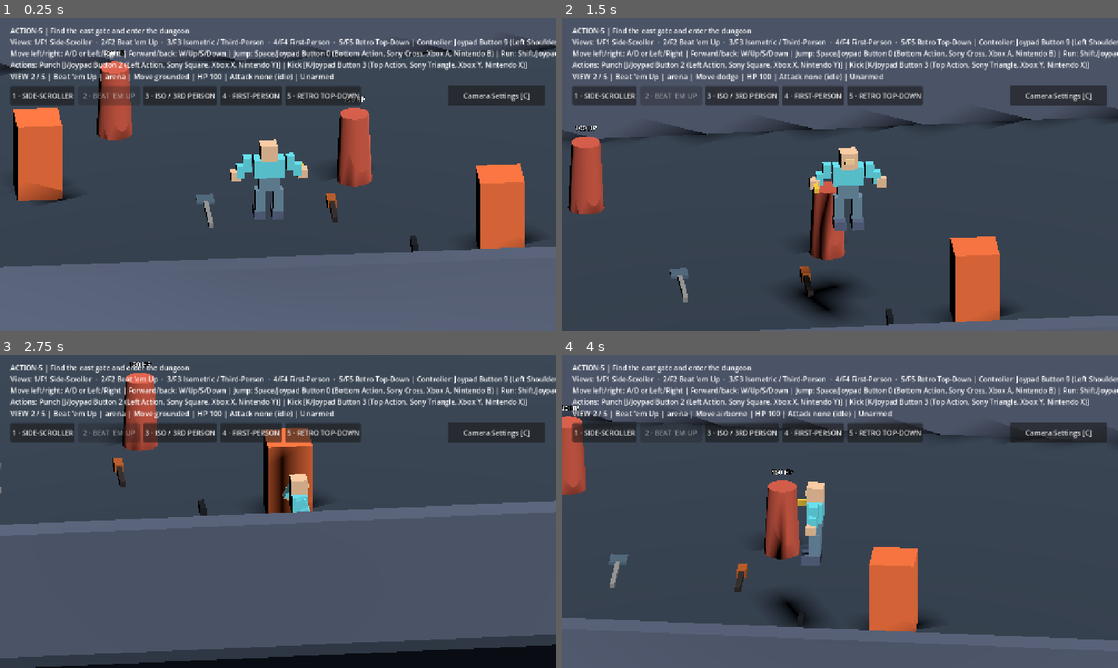
Above: before the commit, frames 1-4 (two rows, left to right).
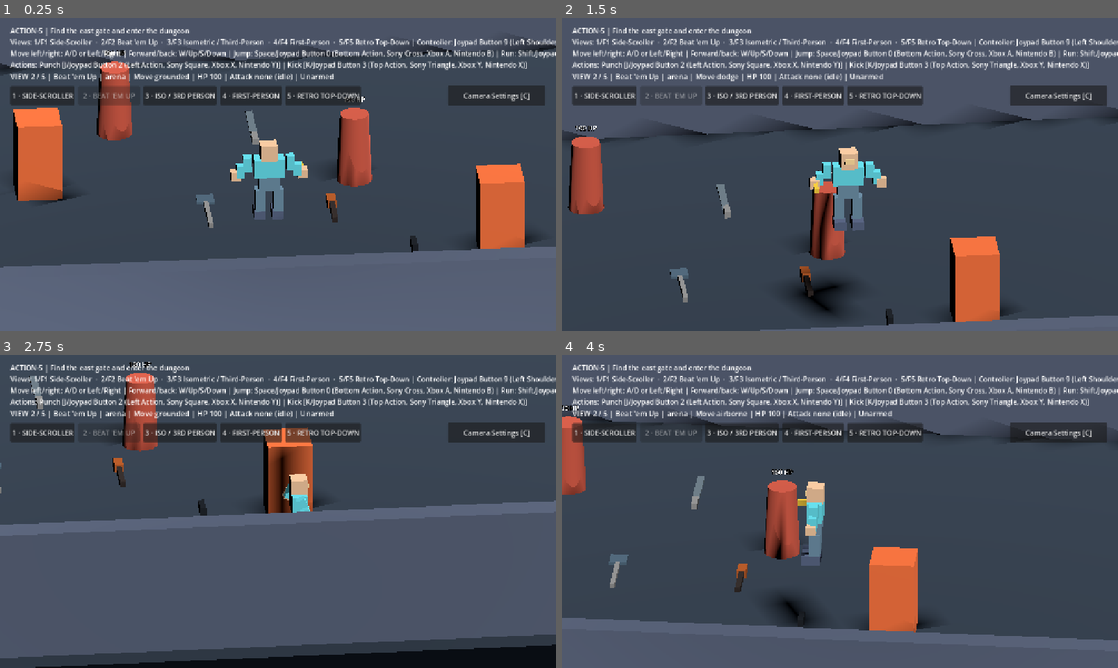
Above: after the commit, the same moments.

Repository: bravado/ACTION-5
Game: Godot game, scene res://demo/main.tscn
Same seed, same stepped clock (60 frames per second), same inputs: the game is played once before the commit and once after it.
Inputs (mouse positions are in pixels of both pictures, inside the frame that each line leads up to):
- Up to frame 1 (0.25 s): no input
- Up to frame 2 (1.5 s): tap Enter at 0.5 s; move the mouse to (962, 158) at 0.52 s; hold Right (actor_turn_right) 0.53-1.28 s; tap Ctrl (actor_crouch) at 0.6 s; click (962, 158) at 0.67 s; tap Space (actor_jump) at 0.77 s; move the mouse to (728, 190) at 1.27 s; hold S (move_down) from 1.28 s (still down); tap Alt (actor_dodge) at 1.35 s
- Up to frame 3 (2.75 s): tap Space (actor_jump) at 1.52 s; move the mouse to (333, 442) at 2.02 s; release S (move_down) at 2.03 s; hold Right (actor_turn_right) from 2.03 s (still down); tap K (actor_kick) at 2.1 s
- Up to frame 4 (4 s): move the mouse to (812, 574) at 2.77 s; release Right (actor_turn_right) at 2.78 s; hold W (move_up) 2.78-3.53 s; tap J (actor_punch) at 2.85 s; click (812, 574) at 2.92 s; tap Space (actor_jump) at 3.02, 3.77 s; move the mouse to (1006, 558) at 3.52 s; hold Left (actor_turn_left) from 3.53 s (still down); hold Shift (actor_run) from 3.53 s (still down)

The runs differ from the first frame. In frame 1, 0.1% of the frame differs, in the area x 44-47%, y 29-41%; in frame 2, 0.1%, in the area x 27-31%, y 53-65%; in frame 3, 0.1%; in frame 4, 0.1%.

Commit message:
feat(d09): expose Sword in starting arena for immediate four-way combat testing

Diff:
--- a/demo/main.tscn
+++ b/demo/main.tscn
@@ -13,6 +13,7 @@
 [ext_resource type="PackedScene" path="res://demo/equipment/shovel.tscn" id="11_shovel"]
 
 [ext_resource type="PackedScene" path="res://demo/equipment/gun.tscn" id="12_gun"]
+[ext_resource type="PackedScene" path="res://demo/equipment/sword.tscn" id="34_sword"]
 [ext_resource type="Script" path="res://addons/action5/equipment/weapon_command_input_adapter.gd" id="13_weapon_command"]
 [ext_resource type="Script" path="res://demo/interactions/world_door.gd" id="14_door"]
 [ext_resource type="PackedScene" path="res://demo/world/encounter_sector.tscn" id="15_encounter"]
@@ -252,6 +253,9 @@
 [node name="GunPickup" parent="." instance=ExtResource("12_gun")]
 position = Vector3(3.0, 0.45, 3.0)
 
+[node name="SwordPickup" parent="." instance=ExtResource("34_sword")]
+position = Vector3(0, 0.45, -3.2)
+
 [node name="NearDummy" parent="." instance=ExtResource("8_target")]
 position = Vector3(2.1, 0.0, -2.0)
 
@@ -379,6 +383,10 @@
 [node name="GunPickupWorldState" type="Node3D" parent="."]
 script = ExtResource("20_pickup")
 weapon_path = NodePath("../GunPickup")
+
+[node name="SwordPickupWorldState" type="Node3D" parent="."]
+script = ExtResource("20_pickup")
+weapon_path = NodePath("../SwordPickup")
 
 [node name="LightSwitch" type="Node3D" parent="." groups=["action5_interactable"]]
 position = Vector3(-5.5, 0, 4.3)
Not shown: 1 places in demo/main.tscn that only renumber resources
